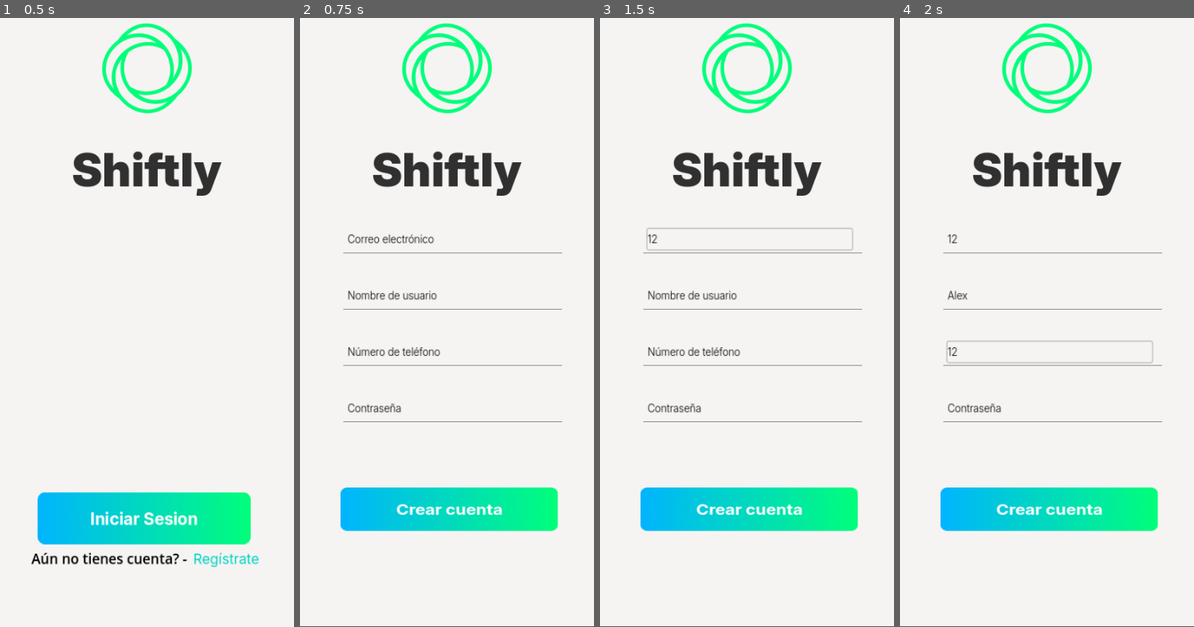
Above: before the commit, frames 1-4 (left to right).
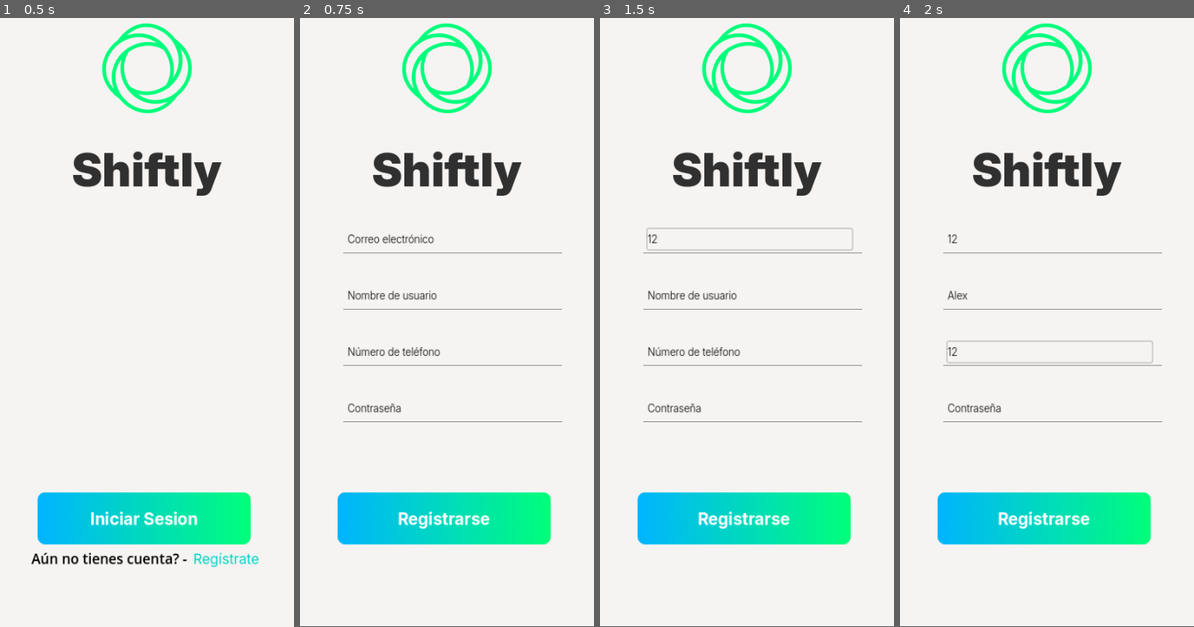
Above: after the commit, the same moments.

Repository: rteijeiro/godotime
Game: Godot game, scene res://Scenes/Start.tscn
The game is run twice, just before and just after one commit, with the same random seed, the same clock (stepped at 60 frames per second) and the same inputs. The project has no main scene, so this scene is started directly.
Inputs (mouse positions are in pixels of both pictures, inside the frame that each line leads up to):
- Up to frame 1 (0.5 s): no input
- Up to frame 2 (0.75 s): click (526, 560) at 0.5 s
- Up to frame 3 (1.5 s): click (749, 237) at 1.27 s; type "12" at 1.35 s
- Up to frame 4 (2 s): click (1049, 298) at 1.5 s; type "Alex" at 1.58 s; click (1049, 352) at 1.73 s; type "12" at 1.82 s

Frame 1 is identical in both runs. In frame 2, 3.4% of the frame differs, in the area x 12-88%, y 77-87%; in frame 3, 3.4%; in frame 4, 3.4%.

Commit message:
Fixed buttons

Diff:
--- a/Scenes/Login.tscn
+++ b/Scenes/Login.tscn
@@ -115,17 +115,24 @@
 scale = Vector2(7.14995, 1)
 
 [node name="Login" type="Button" parent="."]
-layout_mode = 0
-offset_left = 54.5
-offset_top = 700.0
-offset_right = 366.5
-offset_bottom = 770.0
-scale = Vector2(0.994372, 0.870738)
+layout_mode = 1
+anchors_preset = 8
+anchor_left = 0.5
+anchor_top = 0.5
+anchor_right = 0.5
+anchor_bottom = 0.5
+offset_left = -154.0
+offset_top = 259.0
+offset_right = 154.0
+offset_bottom = 329.0
+grow_horizontal = 2
+grow_vertical = 2
+scale = Vector2(0.974241, 1.03579)
 theme_override_colors/font_color = Color(1, 1, 1, 1)
 theme_override_fonts/font = ExtResource("5_juuvv")
 theme_override_font_sizes/font_size = 24
-theme_override_styles/normal = SubResource("StyleBoxFlat_y453a")
-text = "Iniciar sesion
+theme_override_styles/normal = SubResource("StyleBoxFlat_7ke7o")
+text = "Iniciar Sesion
 "
 icon = ExtResource("4_prpaj")
 flat = true
--- a/Scenes/Signup.tscn
+++ b/Scenes/Signup.tscn
@@ -150,18 +150,25 @@
 offset_bottom = 31.6457
 scale = Vector2(7.14995, 1)
 
-[node name="Login" type="Button" parent="."]
-layout_mode = 0
-offset_left = 54.5
-offset_top = 700.0
-offset_right = 366.5
-offset_bottom = 770.0
-scale = Vector2(0.994372, 0.870738)
+[node name="Register" type="Button" parent="."]
+layout_mode = 1
+anchors_preset = 8
+anchor_left = 0.5
+anchor_top = 0.5
+anchor_right = 0.5
+anchor_bottom = 0.5
+offset_left = -154.0
+offset_top = 259.0
+offset_right = 154.0
+offset_bottom = 329.0
+grow_horizontal = 2
+grow_vertical = 2
+scale = Vector2(0.974241, 1.03579)
 theme_override_colors/font_color = Color(1, 1, 1, 1)
 theme_override_fonts/font = ExtResource("4_dccyb")
 theme_override_font_sizes/font_size = 24
-theme_override_styles/normal = SubResource("StyleBoxFlat_y453a")
-text = "Crear cuenta
+theme_override_styles/normal = SubResource("StyleBoxFlat_88h67")
+text = "Registrarse
 "
 icon = ExtResource("5_qrbfx")
 flat = true
--- a/Scenes/logout.tscn
+++ b/Scenes/logout.tscn
@@ -1,8 +1,11 @@
-[gd_scene load_steps=4 format=3 uid="uid://tuolo83dvr1b"]
+[gd_scene load_steps=5 format=3 uid="uid://tuolo83dvr1b"]
 
 [ext_resource type="Theme" uid="uid://cc138rf4qu816" path="res://resources/customTheme.tres" id="1_dytow"]
 [ext_resource type="FontFile" uid="uid://dal6uxhenekc3" path="res://Fonts/Inter/static/Inter_18pt-Black.ttf" id="1_yt3s2"]
 [ext_resource type="FontFile" uid="uid://bwgc064v3ckw3" path="res://Fonts/Inter/static/Inter_18pt-Light.ttf" id="2_jy6fl"]
+
+[sub_resource type="StyleBoxFlat" id="StyleBoxFlat_p1adh"]
+bg_color = Color(0.982343, 0.982342, 0.982342, 1)
 
 [node name="Logout" type="Control"]
 layout_mode = 3
@@ -26,6 +29,7 @@
 grow_horizontal = 2
 grow_vertical = 2
 theme = ExtResource("1_dytow")
+theme_override_styles/panel = SubResource("StyleBoxFlat_p1adh")
 
 [node name="MarginContainer" type="MarginContainer" parent="PanelContainer"]
 self_modulate = Color(0.964742, 0.964742, 0.964742, 1)
--- a/resources/customTheme.tres
+++ b/resources/customTheme.tres
@@ -1,11 +1,9 @@
-[gd_resource type="Theme" load_steps=5 format=3 uid="uid://cc138rf4qu816"]
+[gd_resource type="Theme" load_steps=4 format=3 uid="uid://cc138rf4qu816"]
 
 [ext_resource type="FontFile" uid="uid://4jdr3vvkxcbp" path="res://Fonts/Inter/static/Inter_18pt-Bold.ttf" id="1_b155b"]
 [ext_resource type="Texture2D" uid="uid://bndd8q0c3auqy" path="res://Images/button_base.png" id="1_sor28"]
-[ext_resource type="Texture2D" uid="uid://vqhavidqith8" path="res://Images/Rectangle 10.png" id="2_kd7gm"]
 
 [sub_resource type="StyleBoxTexture" id="StyleBoxTexture_agkb8"]
-texture = ExtResource("2_kd7gm")
 
 [resource]
 Button/constants/icon_max_width = 150
Not shown: 1 places in Scenes/Login.tscn that only renumber resources
Not shown: 1 places in Scenes/Signup.tscn that only renumber resources
